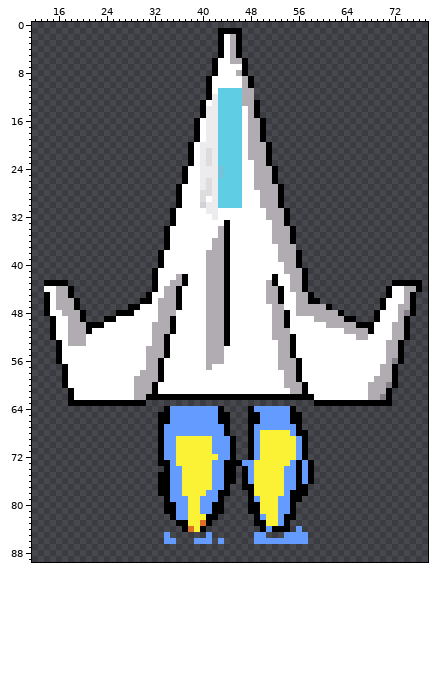
A sprite sheet gets an edit: images/sonic/sonic5.png. The picture above was drawn from the file before the commit.
The file is 90x90 pixels. Shown: x 12..77, y 0..89.
And afterwards:
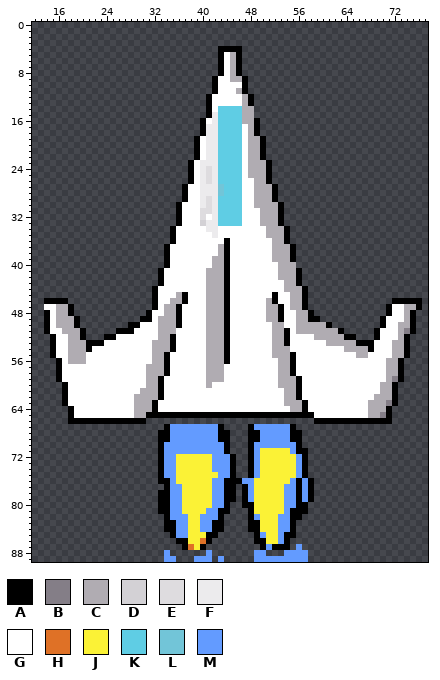
Palette (. is transparent): A #000000  B #847e87  C #b0acb2  D #d3d1d5  E #dedcdf  F #ecebed  G #ffffff  H #df7126  J #fbf236  K #5fcde4  L #72c5d8  M #639bff
From old to new:
Changed rows in their new state; - is an unchanged pixel.
first column x 14:
 1 -----------------------------....------------------------------
 2 -----------------------------....------------------------------
 3 -----------------------------....------------------------------
 4 ------------------------------AA-------------------------------
 6 ----------------------------.A--A.-----------------------------
 7 ----------------------------.A-CA.-----------------------------
 8 ----------------------------.A-CA.-----------------------------
 9 ---------------------------.A--CCA.----------------------------
10 ---------------------------.A----A.----------------------------
11 ---------------------------.AGGGCA.----------------------------
12 ----------------------------GGGGG-A----------------------------
13 --------------------------.AGGGGG-A.---------------------------
14 --------------------------.AG----C-.---------------------------
15 --------------------------.A-----C-.---------------------------
16 -------------------------.AG-----C-A.--------------------------
17 -------------------------.A--------A.--------------------------
18 -------------------------.A--------A.--------------------------
20 ------------------------.AG---------A.-------------------------
21 ------------------------.AGF--------A.-------------------------
22 ------------------------.AGF--------A.-------------------------
23 ---------------------------F------C----------------------------
24 -----------------------.A--E-K----C--A.------------------------
25 -----------------------.A--E-K----C--A.------------------------
26 -----------------------.A------------A.------------------------
27 ----------------------.A---F-L--------A.-----------------------
28 ----------------------.A--FF-L-----C--A.-----------------------
29 ----------------------.A--FE-------C--A.-----------------------
30 --------------------------FE-------C---------------------------
31 ---------------------.A---EE-KKKK---C--A.----------------------
32 ---------------------.A---E--KKKK---C--A.----------------------
33 ---------------------.A---DFFKKKK---CC-A.----------------------
34 --------------------.A-----FFGG------C--A.---------------------
35 --------------------.A------FGG------C--A.---------------------
36 --------------------.A------GG----------A.---------------------
37 ----------------------------G---------C--A---------------------
38 -------------------.A------GG---------C--A.--------------------
39 -------------------.A------G----------C--A.--------------------
40 -------------------.A------G-----------C--.--------------------
41 ------------------.A-------------------C--A.-------------------
42 ------------------.A--GG--------------GCC-A.-------------------
43 ....--------------.A-GGG-------------GG-C-A.--------------.....
44 .....---------------GGG--------------GGGC----------------......
45 .....------------.A-GGCA-------------GAG-C-A.------------.....-
46 -AAA..----------..AGG-CA--------------AG-C-A..----------..AAA-A
47 G---A.--------....AG-----------------C-A-C-A....--------.A-G-CA
48 --C-A..-----.....A-G--A--------------C-AG---A.....-----..A-GC--
49 AGCC-A.---......AA---CA--------------C-AG-CCAA......---.A--GCA-
50 AGCC-A........AA--G--CA-----------------G-CCCCCA........A-G-CA-
51 AG-C--A.....AAA---G--C------------------A-CCCCCCCA.....A--G-BA-
52 ------A...AA------G-CA------------------AG---CCCCCAA...A--G----
53 -AG----AAA----------CA----------------C-AG-----CCCCCAAA--G-CA--
54 -AG-CCCA---------G--CA--------A-------C--G--------CCCCA--G-CA--
55 -AG-CCC----------G------------A-------C-------------CC---G-CA--
56 ----CCC----------G-CA---------A----------AG---------------C----
57 --AG---------------CA-------CC-----------AG-------------G-CA---
58 --AG------------G--CA------CCC---------C-AG-------------G-CA---
59 --AG-----------GG----------CCC---------C---------------GG-BA---
60 ---------------GG-CA-------C-----------C--AG----------GG-C-----
61 ---AG----------G--CA--------------------C-AG----------GG-CA----
62 ---AG------------CC-GGGGGGGGGGGGGGGGGGGGCC-GG---------G-CCA----
63 ---AGGGGGGGGGGGCCCAGGGGGGGGGGGGGGGGGGGGGCCCAGGGGGGGGGGCCCBA----
64 ----AGGGGGGGGGGCCCAGGGGGGGGGGGGGGGGGGGGGGCCAGGGGGGGGGGCCCA-----
65 ----AGGGGGGGGGGCCAA--AAAAAAAA--AAA--AAAAA--AAGGGGGGGGGCCBA-----
66 ----AAAAAAAAAAAAA--............---.........--AAAAAAAAAAAAA-----
67 -------------------.A--------A.----------A.--------------------
68 --------------------A--------A-----AMMMMMA-.-------------------
69 --------------------A-MMMMMM-AA.---AMMMMMAA.-------------------
70 ----------------------MMMMMM--A.----MMMMMMA.-------------------
71 ----------------------MMMMMM--A.---------MA--------------------
72 ----------------------------M----------------------------------
73 --------------------M---------M-..AM-----JMA.------------------
74 -------------------AM-J-------M--.AM----JJMA.------------------
75 --------------------M-J-----J-M--.AM----JJMA.------------------
76 ----------------------J---------AM------J----------------------
77 -------------------.-----------A--M--------MA------------------
78 ---------------------------J-M-A-AM------M-MA------------------
79 -------------------A---J--JJ-MAA-AMJ---J-M-MA------------------
80 -------------------A-M-J--JJMMA--A-J---J-MAA-------------------
81 -------------------A-M-J--J-M-A----J---J--AA-------------------
82 --------------------AM----MMMA----AMJ---M-A--------------------
83 --------------------AAMM--MMAA----A-J---MA---------------------
84 --------------------AAMMJ-MMAA----AAJJJMMA.--------------------
85 --------------------.AMMJJJAA------A-JJMAA..-------------------
86 --------------------..AAJJHA-.-----AAJJ-A...-------------------
87 -----------------------AHJA---------AMAAA-M--------------------
88 --------------------M------M-------MM---MMMM-------------------
89 --------------------MM---MMM-M-----MMMMMMMMM-------------------
Pixel boxes of the changes (left, top, right, bottom) in both pictures:
changed: (44, 28, 422, 562)
